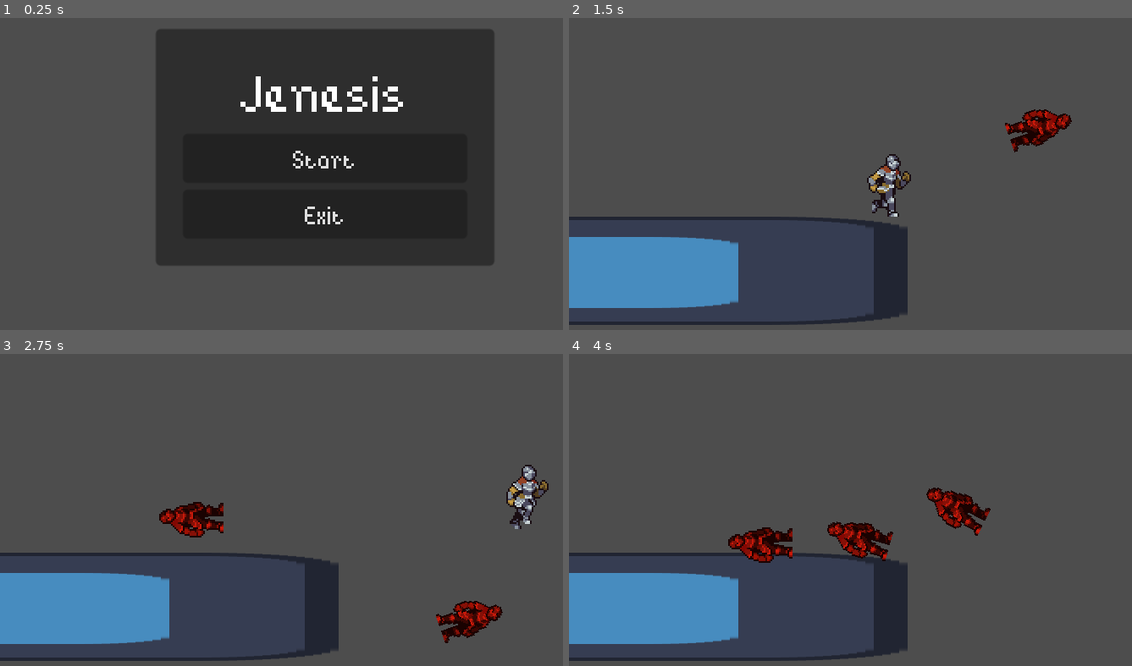
Above: before the commit, frames 1-4 (two rows, left to right).
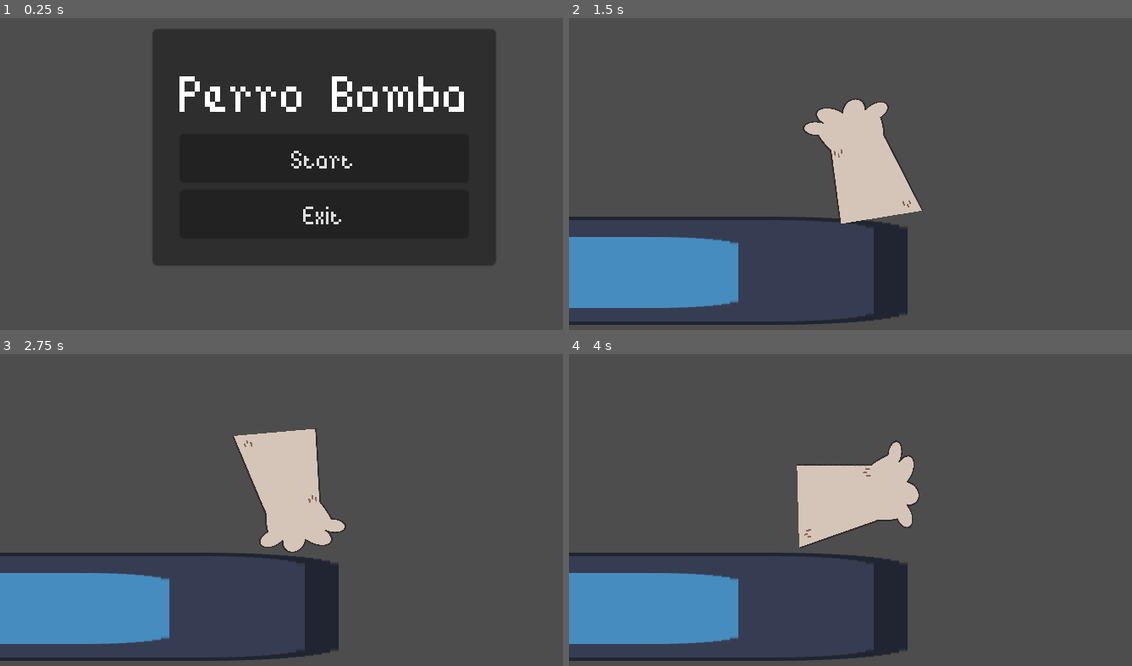
Above: after the commit, the same moments.

Repository: elixs/jenesis
Game: Godot game, scene res://ui/main_menu.tscn
Two runs of this game, one before a commit and one after it. Both use one fixed random seed, a clock stepped at 60 frames per second and the inputs below. The engine's default icon, where the game draws it, is replaced by a stand-in: a white triangle on a blue panel in a dark square.
Inputs (mouse positions are in pixels of both pictures, inside the frame that each line leads up to):
- Up to frame 1 (0.25 s): no input
- Up to frame 2 (1.5 s): click "Start" at 0.5 s; move the mouse to (1036, 130) at 1.27 s; hold D (move_right) from 1.28 s (still down); right-click (1036, 130) at 1.35 s
- Up to frame 3 (2.75 s): keep holding D (move_right); tap Space (jump) at 1.52, 1.55, 1.82, 2.1, 2.27, 2.57 s; move the mouse to (197, 500) at 2.02 s; right-click (197, 500) at 2.3 s
- Up to frame 4 (4 s): move the mouse to (957, 403) at 2.77 s; release D (move_right) at 2.78 s; hold A (move_left) 2.78-3.53 s; right-click (957, 403) at 2.85 s; tap Space (jump) at 3.05, 3.77 s; move the mouse to (861, 556) at 3.52 s; hold D (move_right) from 3.53 s (still down); right-click (861, 556) at 3.6 s

The runs differ from the first frame. In frame 1, 2.6% of the frame differs, in the area x 27-88%, y 3-80%; in frame 2, 5.6%; in frame 3, 7.1%; in frame 4, 7.1%, in the area x 28-75%, y 27-67%.

Commit message:
cambios: pusimos patita que gira

Diff:
--- a/project.godot
+++ b/project.godot
@@ -10,7 +10,7 @@
 
 [application]
 
-config/name="jenesis"
+config/name="Perro Bomba"
 run/main_scene="res://ui/main_menu.tscn"
 config/features=PackedStringArray("4.0", "Forward Plus")
 config/icon="res://icon.svg"
--- a/scenes/enemy.tscn
+++ b/scenes/enemy.tscn
@@ -1,7 +1,7 @@
-[gd_scene load_steps=4 format=3 uid="uid://bnutjq8qdxsl4"]
+[gd_scene load_steps=4 format=3]
 
 [ext_resource type="Script" path="res://scenes/enemy.gd" id="1_avlvf"]
-[ext_resource type="Texture2D" uid="uid://byq8pqiacqrwy" path="res://assets/FreeKnight_v1/Colour1/Outline/120x80_PNGSheets/_Idle.png" id="1_g0nxj"]
+[ext_resource type="Texture2D" uid="uid://byq8pqiacqrwy" path="res://assets/BitPotion Full Extended/FreeKnight_v1/Colour1/Outline/120x80_PNGSheets/_Idle.png" id="1_g0nxj"]
 
 [sub_resource type="CapsuleShape2D" id="CapsuleShape2D_g21ud"]
 radius = 6.0
--- a/scenes/player.gd
+++ b/scenes/player.gd
@@ -1,4 +1,5 @@
 extends CharacterBody2D
+
 
 
 const SPEED = 100.0
@@ -20,59 +21,13 @@
 @onready var animation_tree = $AnimationTree
 @onready var playback = animation_tree.get("parameters/playback")
 
-func _ready():
-	animation_tree.active = true
-#	Engine.time_scale = 0.2
+
+@export var speed = 400
+
+func get_input():
+	look_at(get_global_mouse_position())
+	velocity = transform.x * Input.get_axis("down", "up") * speed
 
 func _physics_process(delta):
-	if not is_on_floor():
-		velocity.y += GRAVITY * delta
-
-	if is_on_floor():
-		current_airborne_time = 0
-
-	if Input.is_action_just_pressed("jump") and current_airborne_time < MAX_AIRBORNE_TIME:
-		jumping = true
-		current_jump_time = 0
-
-	if jumping and current_jump_time <= MAX_JUMP_TIME:
-		velocity.y = JUMP_VELOCITY
-
-	current_jump_time += delta
-	current_airborne_time += delta
-
-	if Input.is_action_just_released("jump"):
-		jumping = false
-
-
-	var move_input = Input.get_axis("move_left", "move_right")
-
-	velocity.x = move_toward(velocity.x, move_input * SPEED, ACCELERATION * delta)
-
+	get_input()
 	move_and_slide()
-
-	if Input.is_action_just_pressed("spawn"):
-		_spawn()
-
-	# animation
-
-	if is_on_floor():
-		if abs(velocity.x) > 10 or move_input:
-			playback.travel("run")
-		else:
-			playback.travel("idle")
-	else:
-		if velocity.y < 0:
-			playback.travel("jump")
-		else:
-			playback.travel("fall")
-
-	if move_input:
-		pivot.scale.x = sign(move_input)
-
-
-func _spawn():
-	var enemy = Enemy.instantiate()
-	enemy.global_position = get_global_mouse_position()
-	enemy.rotation = (get_global_mouse_position() - global_position).angle() + PI / 2
-	get_parent().add_child(enemy)
--- a/scenes/player.tscn
+++ b/scenes/player.tscn
@@ -1,12 +1,8 @@
-[gd_scene load_steps=37 format=3 uid="uid://biem7uaf4depg"]
+[gd_scene load_steps=33 format=3 uid="uid://biem7uaf4depg"]
 
 [ext_resource type="Script" path="res://scenes/player.gd" id="1_bq08h"]
-[ext_resource type="Texture2D" uid="uid://dcoeij0lsod1d" path="res://assets/FreeKnight_v1/Colour2/Outline/120x80_PNGSheets/_Idle.png" id="1_hnfjl"]
-[ext_resource type="Texture2D" uid="uid://ca05omgsmoaw6" path="res://assets/FreeKnight_v1/Colour2/Outline/120x80_PNGSheets/_Run.png" id="3_gqq7p"]
-[ext_resource type="Texture2D" uid="uid://ct6of8d0d13oo" path="res://assets/FreeKnight_v1/Colour2/Outline/120x80_PNGSheets/_Jump.png" id="4_0k7iv"]
-[ext_resource type="Texture2D" uid="uid://cot1oeu456mrr" path="res://assets/FreeKnight_v1/Colour2/Outline/120x80_PNGSheets/_JumpFallInbetween.png" id="5_wxmc0"]
-[ext_resource type="Texture2D" uid="uid://d0jvvpl6h6ofp" path="res://assets/FreeKnight_v1/Colour2/Outline/120x80_PNGSheets/_Fall.png" id="6_eyxd8"]
 [ext_resource type="PackedScene" uid="uid://bmvmp1afsyy60" path="res://ui/pause_menu.tscn" id="7_pwvj6"]
+[ext_resource type="Texture2D" uid="uid://clw73d0w56xwr" path="res://assets/Ilustración-sin-título-8.png" id="8_xumc8"]
 
 [sub_resource type="CapsuleShape2D" id="CapsuleShape2D_g21ud"]
 radius = 6.0
@@ -14,282 +10,30 @@
 
 [sub_resource type="Animation" id="Animation_hofar"]
 length = 0.001
-tracks/0/type = "value"
-tracks/0/imported = false
-tracks/0/enabled = true
-tracks/0/path = NodePath("Pivot/Sprite2D:frame")
-tracks/0/interp = 1
-tracks/0/loop_wrap = true
-tracks/0/keys = {
-"times": PackedFloat32Array(0),
-"transitions": PackedFloat32Array(1),
-"update": 1,
-"values": [0]
-}
-tracks/1/type = "value"
-tracks/1/imported = false
-tracks/1/enabled = true
-tracks/1/path = NodePath("Pivot/Sprite2D:texture")
-tracks/1/interp = 1
-tracks/1/loop_wrap = true
-tracks/1/keys = {
-"times": PackedFloat32Array(0),
-"transitions": PackedFloat32Array(1),
-"update": 1,
-"values": [ExtResource("1_hnfjl")]
-}
-tracks/2/type = "value"
-tracks/2/imported = false
-tracks/2/enabled = true
-tracks/2/path = NodePath("Pivot/Sprite2D:hframes")
-tracks/2/interp = 1
-tracks/2/loop_wrap = true
-tracks/2/keys = {
-"times": PackedFloat32Array(0),
-"transitions": PackedFloat32Array(1),
-"update": 1,
-"values": [10]
-}
 
 [sub_resource type="Animation" id="Animation_8jdl1"]
 resource_name = "fall"
 length = 0.1
-tracks/0/type = "value"
-tracks/0/imported = false
-tracks/0/enabled = true
-tracks/0/path = NodePath("Pivot/Sprite2D:texture")
-tracks/0/interp = 1
-tracks/0/loop_wrap = true
-tracks/0/keys = {
-"times": PackedFloat32Array(0),
-"transitions": PackedFloat32Array(1),
-"update": 1,
-"values": [ExtResource("5_wxmc0")]
-}
-tracks/1/type = "value"
-tracks/1/imported = false
-tracks/1/enabled = true
-tracks/1/path = NodePath("Pivot/Sprite2D:hframes")
-tracks/1/interp = 1
-tracks/1/loop_wrap = true
-tracks/1/keys = {
-"times": PackedFloat32Array(0),
-"transitions": PackedFloat32Array(1),
-"update": 1,
-"values": [2]
-}
-tracks/2/type = "value"
-tracks/2/imported = false
-tracks/2/enabled = true
-tracks/2/path = NodePath("Pivot/Sprite2D:frame")
-tracks/2/interp = 1
-tracks/2/loop_wrap = true
-tracks/2/keys = {
-"times": PackedFloat32Array(0),
-"transitions": PackedFloat32Array(1),
-"update": 1,
-"values": [1]
-}
 
 [sub_resource type="Animation" id="Animation_ctlhp"]
 resource_name = "idle"
 loop_mode = 1
-tracks/0/type = "value"
-tracks/0/imported = false
-tracks/0/enabled = true
-tracks/0/path = NodePath("Pivot/Sprite2D:texture")
-tracks/0/interp = 1
-tracks/0/loop_wrap = true
-tracks/0/keys = {
-"times": PackedFloat32Array(0),
-"transitions": PackedFloat32Array(1),
-"update": 1,
-"values": [ExtResource("1_hnfjl")]
-}
-tracks/1/type = "value"
-tracks/1/imported = false
-tracks/1/enabled = true
-tracks/1/path = NodePath("Pivot/Sprite2D:frame")
-tracks/1/interp = 1
-tracks/1/loop_wrap = true
-tracks/1/keys = {
-"times": PackedFloat32Array(0, 0.1, 0.2, 0.3, 0.4, 0.5, 0.6, 0.7, 0.8, 0.9),
-"transitions": PackedFloat32Array(1, 1, 1, 1, 1, 1, 1, 1, 1, 1),
-"update": 1,
-"values": [0, 1, 2, 3, 4, 5, 6, 7, 8, 9]
-}
-tracks/2/type = "value"
-tracks/2/imported = false
-tracks/2/enabled = true
-tracks/2/path = NodePath("Pivot/Sprite2D:hframes")
-tracks/2/interp = 1
-tracks/2/loop_wrap = true
-tracks/2/keys = {
-"times": PackedFloat32Array(0),
-"transitions": PackedFloat32Array(1),
-"update": 1,
-"values": [10]
-}
 
 [sub_resource type="Animation" id="Animation_eemxm"]
 resource_name = "jump"
 length = 0.1
-tracks/0/type = "value"
-tracks/0/imported = false
-tracks/0/enabled = true
-tracks/0/path = NodePath("Pivot/Sprite2D:texture")
-tracks/0/interp = 1
-tracks/0/loop_wrap = true
-tracks/0/keys = {
-"times": PackedFloat32Array(0),
-"transitions": PackedFloat32Array(1),
-"update": 1,
-"values": [ExtResource("5_wxmc0")]
-}
-tracks/1/type = "value"
-tracks/1/imported = false
-tracks/1/enabled = true
-tracks/1/path = NodePath("Pivot/Sprite2D:hframes")
-tracks/1/interp = 1
-tracks/1/loop_wrap = true
-tracks/1/keys = {
-"times": PackedFloat32Array(0),
-"transitions": PackedFloat32Array(1),
-"update": 1,
-"values": [2]
-}
-tracks/2/type = "value"
-tracks/2/imported = false
-tracks/2/enabled = true
-tracks/2/path = NodePath("Pivot/Sprite2D:frame")
-tracks/2/interp = 1
-tracks/2/loop_wrap = true
-tracks/2/keys = {
-"times": PackedFloat32Array(0),
-"transitions": PackedFloat32Array(1),
-"update": 1,
-"values": [0]
-}
 
 [sub_resource type="Animation" id="Animation_j6t4f"]
 resource_name = "jump_start"
 length = 0.3
-tracks/0/type = "value"
-tracks/0/imported = false
-tracks/0/enabled = true
-tracks/0/path = NodePath("Pivot/Sprite2D:texture")
-tracks/0/interp = 1
-tracks/0/loop_wrap = true
-tracks/0/keys = {
-"times": PackedFloat32Array(0),
-"transitions": PackedFloat32Array(1),
-"update": 1,
-"values": [ExtResource("4_0k7iv")]
-}
-tracks/1/type = "value"
-tracks/1/imported = false
-tracks/1/enabled = true
-tracks/1/path = NodePath("Pivot/Sprite2D:hframes")
-tracks/1/interp = 1
-tracks/1/loop_wrap = true
-tracks/1/keys = {
-"times": PackedFloat32Array(0),
-"transitions": PackedFloat32Array(1),
-"update": 1,
-"values": [3]
-}
-tracks/2/type = "value"
-tracks/2/imported = false
-tracks/2/enabled = true
-tracks/2/path = NodePath("Pivot/Sprite2D:frame")
-tracks/2/interp = 1
-tracks/2/loop_wrap = true
-tracks/2/keys = {
-"times": PackedFloat32Array(0, 0.1, 0.2),
-"transitions": PackedFloat32Array(1, 1, 1),
-"update": 1,
-"values": [0, 1, 2]
-}
 
 [sub_resource type="Animation" id="Animation_l0y8v"]
 resource_name = "land"
 length = 0.3
-tracks/0/type = "value"
-tracks/0/imported = false
-tracks/0/enabled = true
-tracks/0/path = NodePath("Pivot/Sprite2D:texture")
-tracks/0/interp = 1
-tracks/0/loop_wrap = true
-tracks/0/keys = {
-"times": PackedFloat32Array(0),
-"transitions": PackedFloat32Array(1),
-"update": 1,
-"values": [ExtResource("6_eyxd8")]
-}
-tracks/1/type = "value"
-tracks/1/imported = false
-tracks/1/enabled = true
-tracks/1/path = NodePath("Pivot/Sprite2D:hframes")
-tracks/1/interp = 1
-tracks/1/loop_wrap = true
-tracks/1/keys = {
-"times": PackedFloat32Array(0),
-"transitions": PackedFloat32Array(1),
-"update": 1,
-"values": [3]
-}
-tracks/2/type = "value"
-tracks/2/imported = false
-tracks/2/enabled = true
-tracks/2/path = NodePath("Pivot/Sprite2D:frame")
-tracks/2/interp = 1
-tracks/2/loop_wrap = true
-tracks/2/keys = {
-"times": PackedFloat32Array(0, 0.1, 0.2),
-"transitions": PackedFloat32Array(1, 1, 1),
-"update": 1,
-"values": [0, 1, 2]
-}
 
 [sub_resource type="Animation" id="Animation_xfogp"]
 resource_name = "run"
 loop_mode = 1
-tracks/0/type = "value"
-tracks/0/imported = false
-tracks/0/enabled = true
-tracks/0/path = NodePath("Pivot/Sprite2D:texture")
-tracks/0/interp = 1
-tracks/0/loop_wrap = true
-tracks/0/keys = {
-"times": PackedFloat32Array(0),
-"transitions": PackedFloat32Array(1),
-"update": 1,
-"values": [ExtResource("3_gqq7p")]
-}
-tracks/1/type = "value"
-tracks/1/imported = false
-tracks/1/enabled = true
-tracks/1/path = NodePath("Pivot/Sprite2D:hframes")
-tracks/1/interp = 1
-tracks/1/loop_wrap = true
-tracks/1/keys = {
-"times": PackedFloat32Array(0),
-"transitions": PackedFloat32Array(1),
-"update": 1,
-"values": [10]
-}
-tracks/2/type = "value"
-tracks/2/imported = false
-tracks/2/enabled = true
-tracks/2/path = NodePath("Pivot/Sprite2D:frame")
-tracks/2/interp = 1
-tracks/2/loop_wrap = true
-tracks/2/keys = {
-"times": PackedFloat32Array(0, 0.1, 0.2, 0.3, 0.4, 0.5, 0.6, 0.7, 0.8, 0.9),
-"transitions": PackedFloat32Array(1, 1, 1, 1, 1, 1, 1, 1, 1, 1),
-"update": 1,
-"values": [0, 1, 2, 3, 4, 5, 6, 7, 8, 9]
-}
 
 [sub_resource type="AnimationLibrary" id="AnimationLibrary_dx0yp"]
 _data = {
@@ -370,11 +114,6 @@
 
 [node name="Pivot" type="Node2D" parent="."]
 
-[node name="Sprite2D" type="Sprite2D" parent="Pivot"]
-position = Vector2(4, -23)
-texture = ExtResource("1_hnfjl")
-hframes = 10
-
 [node name="CollisionShape2D" type="CollisionShape2D" parent="."]
 shape = SubResource("CapsuleShape2D_g21ud")
 
@@ -395,3 +134,8 @@
 visible = false
 
 [node name="PauseMenu" parent="CanvasLayer" instance=ExtResource("7_pwvj6")]
+
+[node name="Ilustración-sin-título-8" type="Sprite2D" parent="."]
+position = Vector2(-1, -3.00001)
+scale = Vector2(0.0832464, 0.0549242)
+texture = ExtResource("8_xumc8")
--- a/ui/main_menu.tscn
+++ b/ui/main_menu.tscn
@@ -27,7 +27,7 @@
 [node name="Label" type="Label" parent="PanelContainer/MarginContainer/VBoxContainer"]
 layout_mode = 2
 theme_type_variation = &"BigLabel"
-text = "Jenesis"
+text = "Perro Bomba"
 horizontal_alignment = 1
 
 [node name="Start" type="Button" parent="PanelContainer/MarginContainer/VBoxContainer"]
Binary file removed: assets/FreeKnight_v1/Colour1/NoOutline/120x80_PNGSheets/_Attack.png
Not shown, removed: assets/FreeKnight_v1/Colour1/NoOutline/120x80_PNGSheets/_Attack.png.import
Binary file removed: assets/FreeKnight_v1/Colour1/NoOutline/120x80_PNGSheets/_Attack2.png
Not shown, removed: assets/FreeKnight_v1/Colour1/NoOutline/120x80_PNGSheets/_Attack2.png.import
Binary file removed: assets/FreeKnight_v1/Colour1/NoOutline/120x80_PNGSheets/_Attack2NoMovement.png
Not shown, removed: assets/FreeKnight_v1/Colour1/NoOutline/120x80_PNGSheets/_Attack2NoMovement.png.import
Binary file removed: assets/FreeKnight_v1/Colour1/NoOutline/120x80_PNGSheets/_AttackCombo.png
Not shown, removed: assets/FreeKnight_v1/Colour1/NoOutline/120x80_PNGSheets/_AttackCombo.png.import
Binary file removed: assets/FreeKnight_v1/Colour1/NoOutline/120x80_PNGSheets/_AttackComboNoMovement.png
Not shown, removed: assets/FreeKnight_v1/Colour1/NoOutline/120x80_PNGSheets/_AttackComboNoMovement.png.import
Binary file removed: assets/FreeKnight_v1/Colour1/NoOutline/120x80_PNGSheets/_AttackNoMovement.png
Not shown, removed: assets/FreeKnight_v1/Colour1/NoOutline/120x80_PNGSheets/_AttackNoMovement.png.import
(and 368 more such lines)
